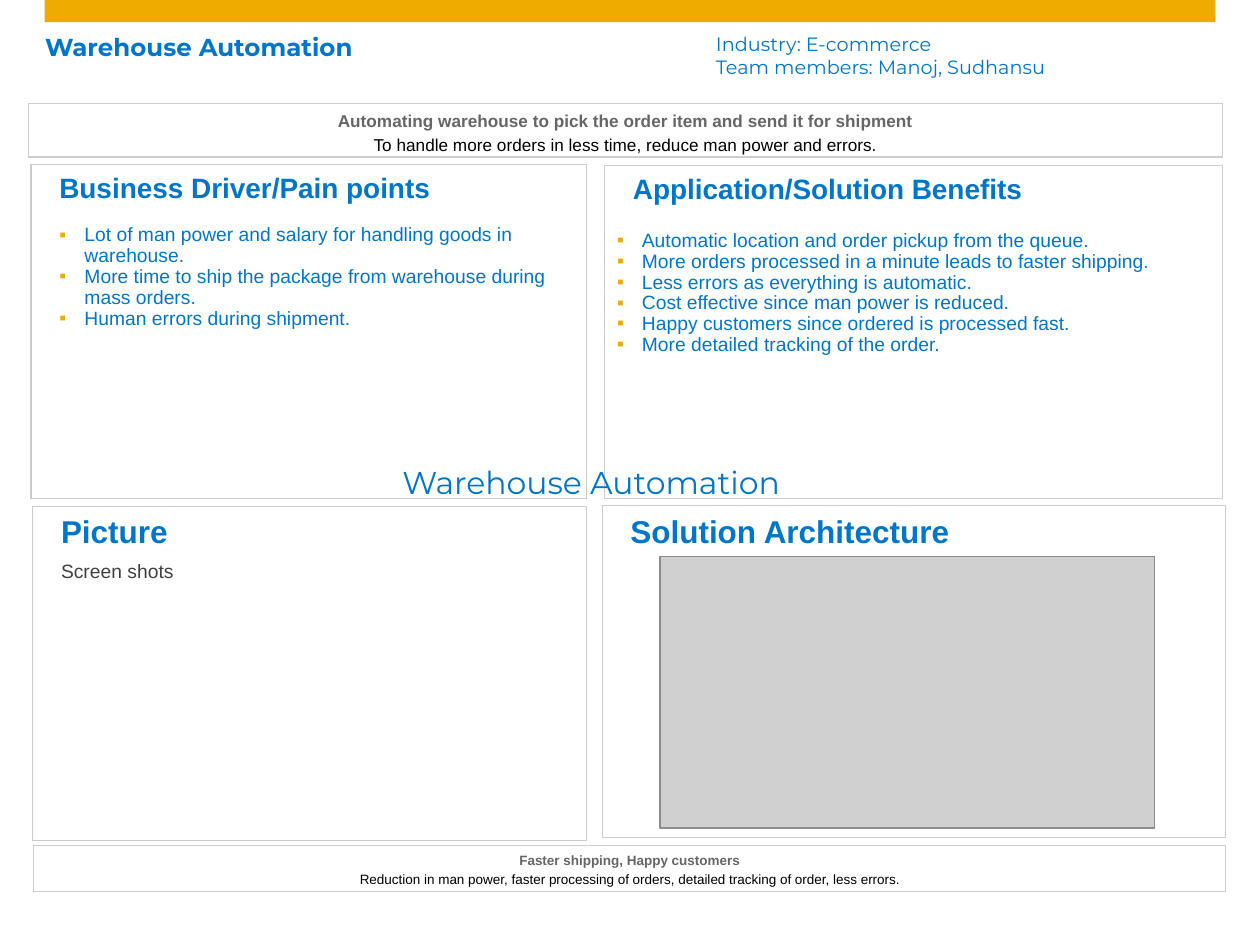
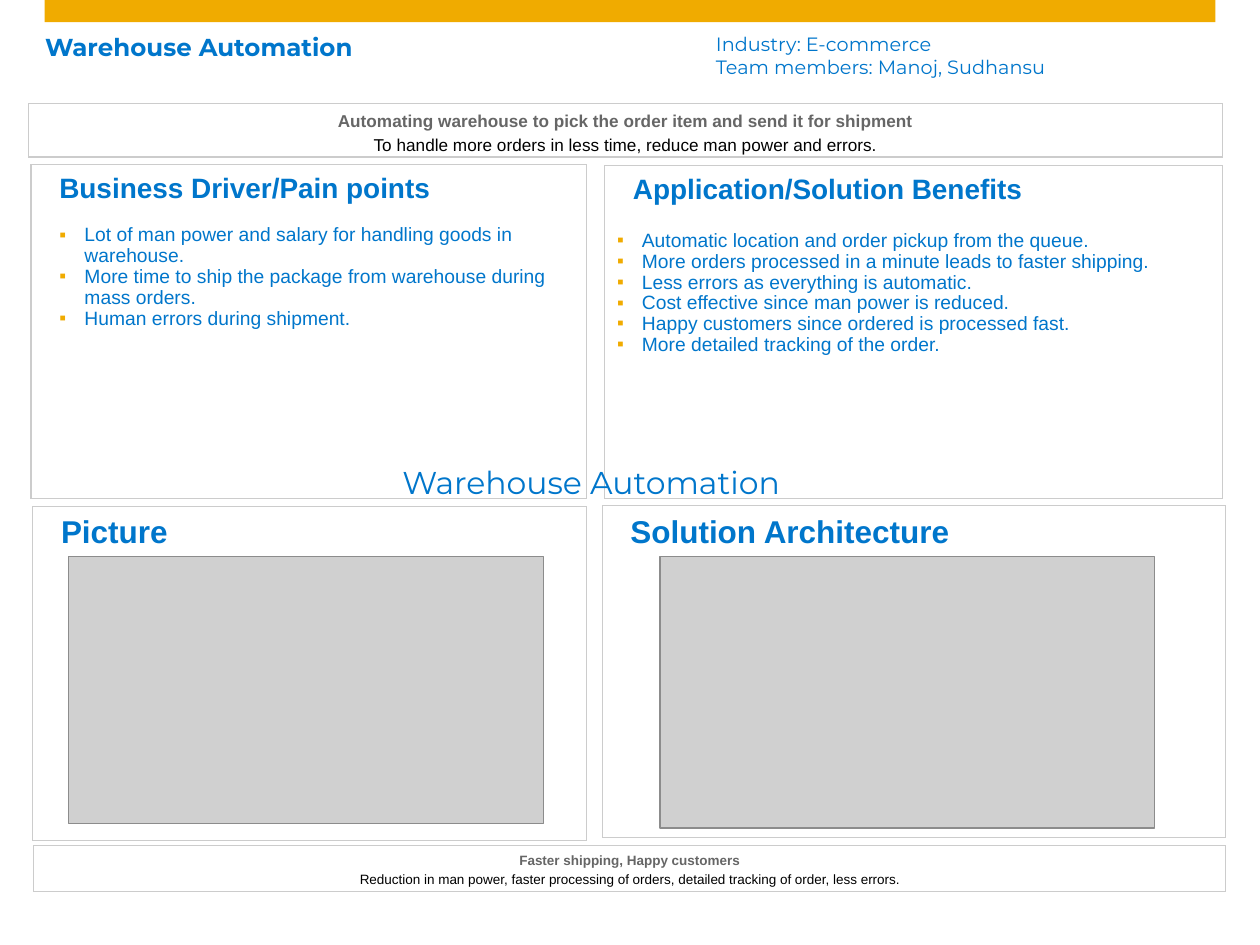
Before and after one commit to AkmadNahal/warehouse-robot-1, a slide deck: slide 1 of Warehouse Automation.pptx. Drawn at 1260x945 pixels with LibreOffice and Linux fonts; fonts in the diff are those of the drawing; grey boxes stand for pictures. Boxes give left, top, right and bottom in pixels: in the first picture for what was removed or moved away, otherwise in the second. Text is boxed around its words. In the diff, an @@ line names an element or a change of style, - is before the commit and + after.

```diff
--- a/Warehouse Automation.pptx
+++ b/Warehouse Automation.pptx
@@ text in rectangle at [61,564,173,578]: paragraph removed @@
-  Screen shots
@@ picture added at [69,557,544,824] @@
```
Also in this commit, not shown: 2 slides added, 5 other files.
